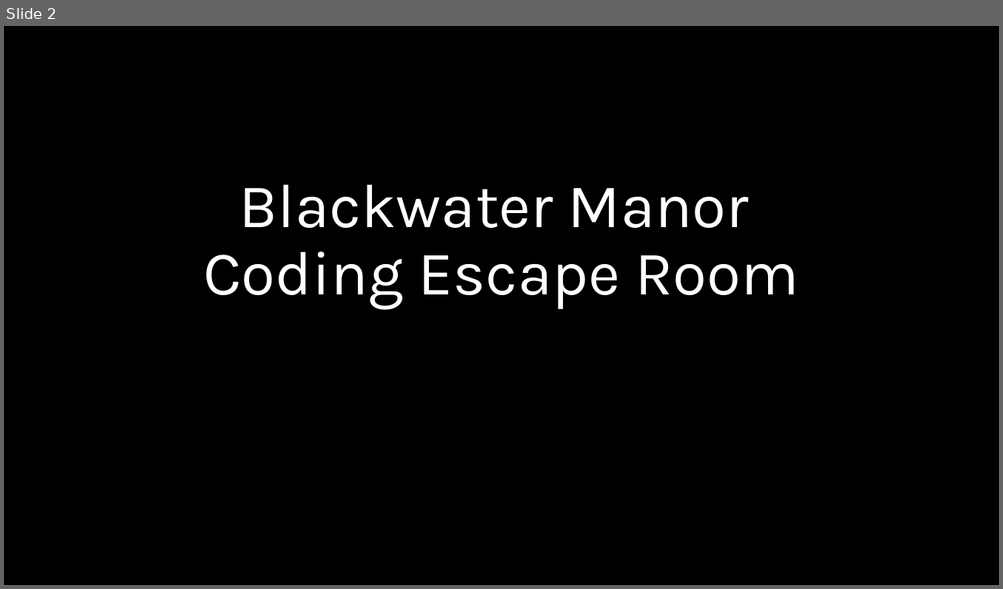
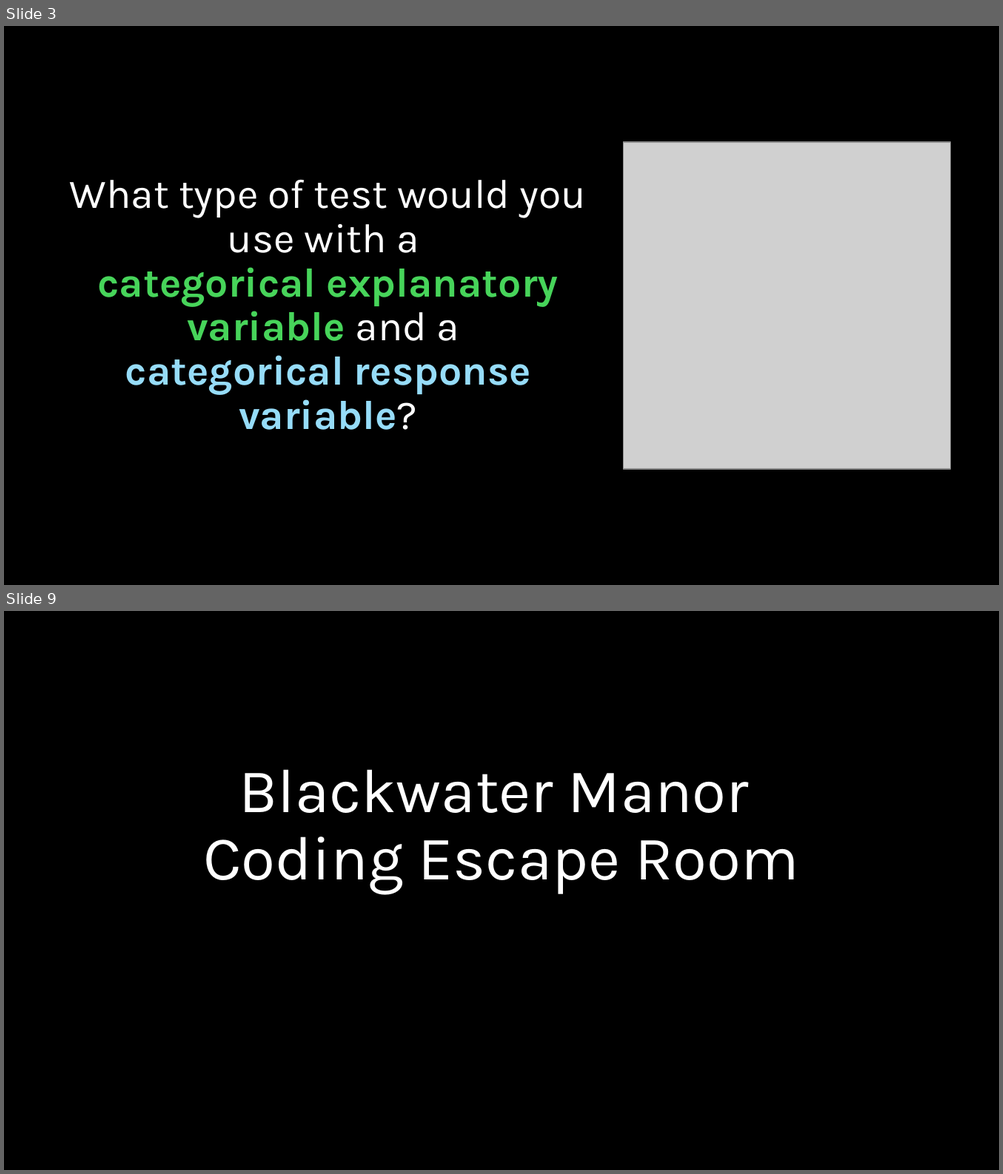
Before and after one commit to kmblincow/MES503Lab, a slide deck: Week 11/Lab 11 Halloween AnalysisofFrequencies.pptx. Shown one above the other, each under a label of ours: slide 2 before the commit, slides 3 and 9 after it; the slides between them are not shown. The pictures are 1003x589 and 1003x1174 pixels, drawn with LibreOffice and Linux fonts; fonts in the diff are those of the drawing; grey boxes stand for pictures. Boxes give left, top, right and bottom in pixels: in the first picture for what was removed or moved away, otherwise in the second. Text is boxed around its words. In the diff, an @@ line names an element or a change of style, - is before the commit and + after.

```diff
--- a/Week 11/Lab 11 Halloween AnalysisofFrequencies.pptx
+++ b/Week 11/Lab 11 Halloween AnalysisofFrequencies.pptx
@@ slide 3 added at box(4, 26, 999, 585), background #000000 @@
@@ picture added at box(623, 142, 950, 470) @@
@@ title added at box(70, 180, 586, 430), 39.6 pt, text #FFFFFF, bold @@
+What type of test would you use with a
+categorical explanatory variable and a
+categorical response variable?
@@ what was slide 2 is now slide 9 @@
```
Also in this commit, not shown: 7 other slides added, 1 slide removed, 4 other files.
